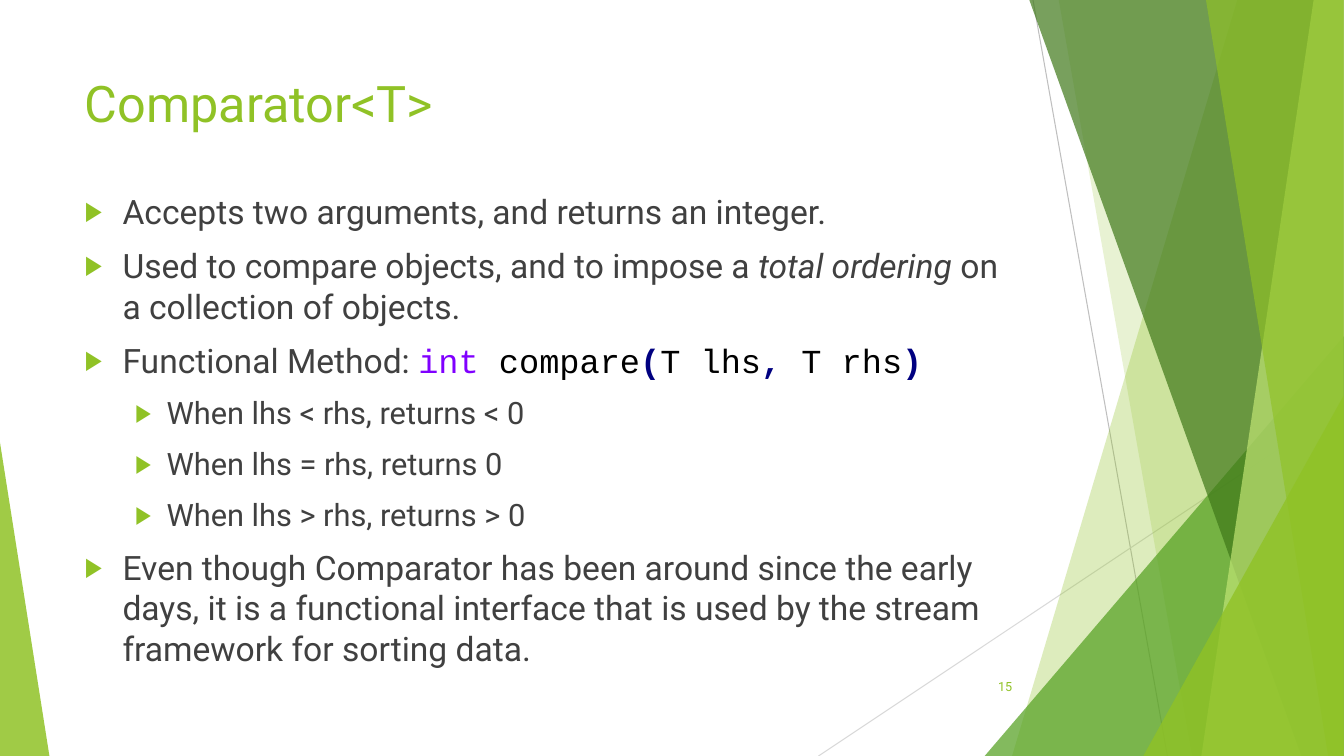
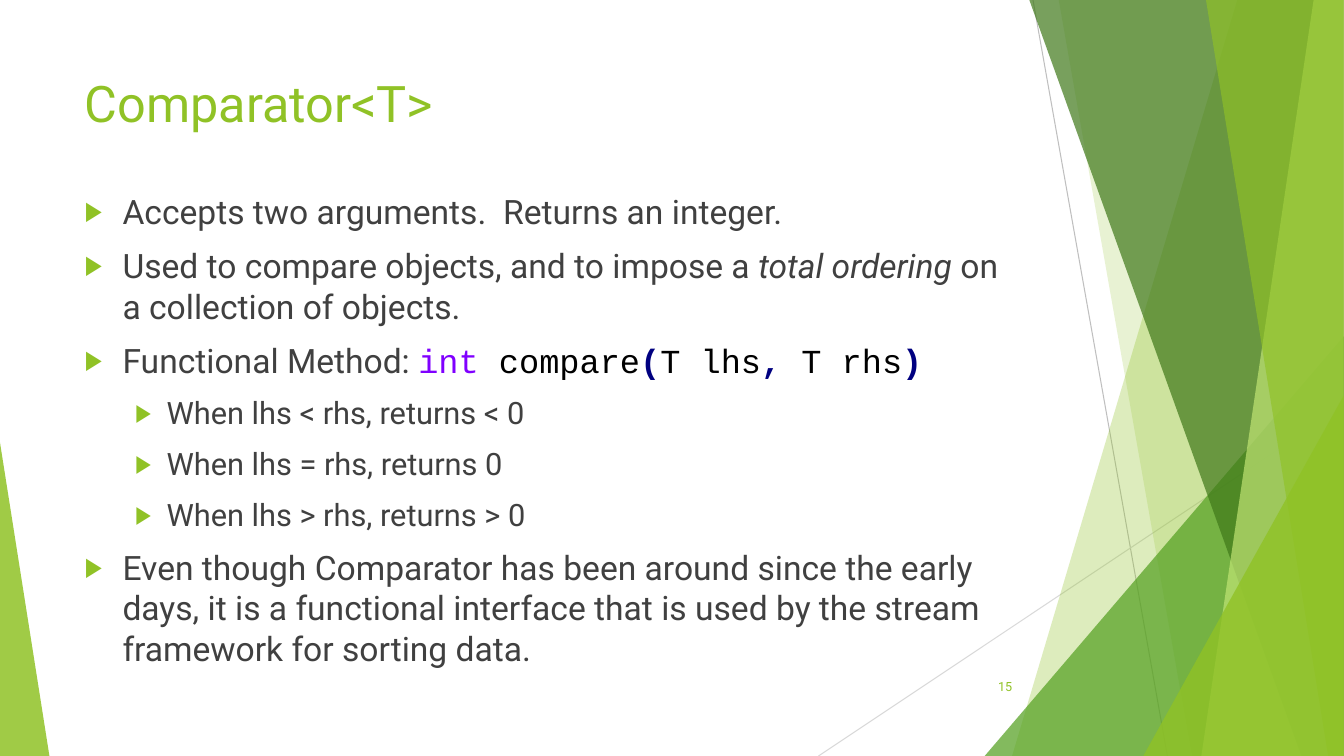
Before and after one commit to RichardRoda/2017-CodePaLOUsa-Lambda, a slide deck: slide 15 of Learning to Love the Lambda in the Stream.pptx. Drawn at 1344x756 pixels with LibreOffice and Linux fonts; fonts in the diff are those of the drawing. Boxes give left, top, right and bottom in pixels: in the first picture for what was removed or moved away, otherwise in the second. Text is boxed around its words. In the diff, an @@ line names an element or a change of style, - is before the commit and + after.

```diff
--- a/Learning to Love the Lambda in the Stream.pptx
+++ b/Learning to Love the Lambda in the Stream.pptx
@@ text at (123, 200, 782, 231): text changed @@
-▶ Accepts two arguments, and returns an integer.
+▶ Accepts two arguments. Returns an integer.
```
Also in this commit, not shown: 8 other slides changed.
